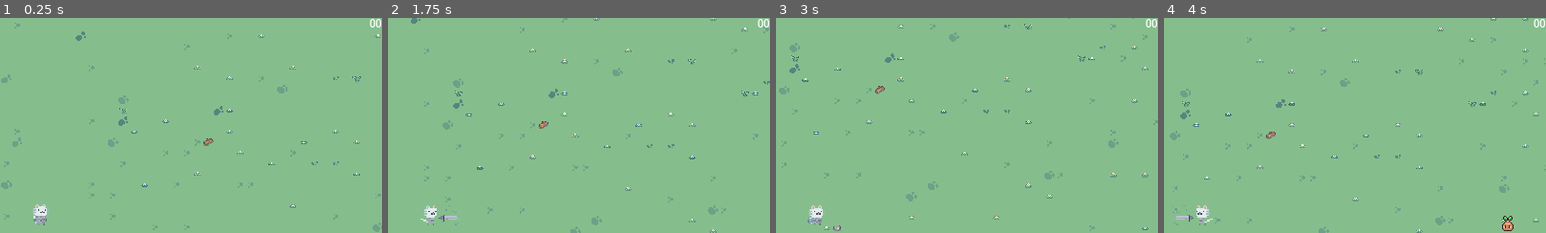
Above: before the commit, frames 1-4 (left to right).
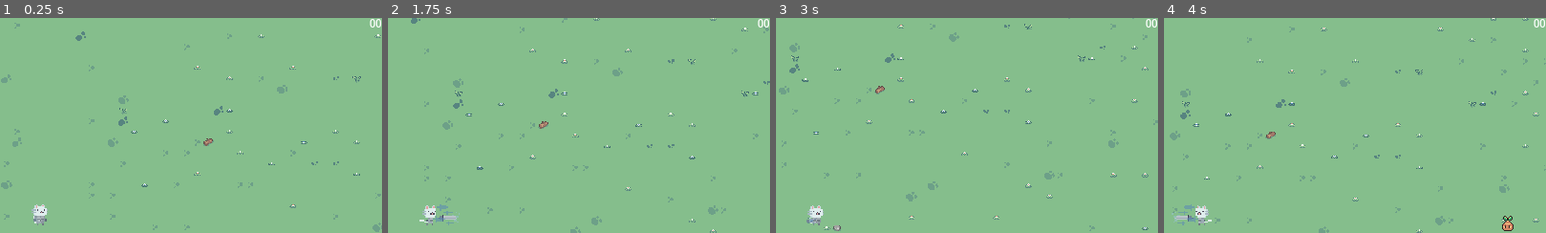
Above: after the commit, the same moments.

Repository: nesouro/cat-attack
Game: Godot game, scene res://scenes/main.tscn
Same seed, same stepped clock (60 frames per second), same inputs: the game is played once before the commit and once after it.
Inputs (mouse positions are % of the whole screen's width and height, from its top left):
- Up to frame 1 (0.25 s): no input
- Up to frame 2 (1.75 s): move the mouse to (72, 45) at 0.52 s; hold Right (move_right) 0.53-1.28 s; click (72, 45) at 0.6 s; move the mouse to (30, 55) at 1.27 s; hold Down (move_down) from 1.28 s (still down); click (30, 55) at 1.35 s
- Up to frame 3 (3 s): move the mouse to (60, 28) at 2.02 s; release Down (move_down) at 2.03 s; hold Right (move_right) 2.03-2.78 s; click (60, 28) at 2.1 s; move the mouse to (45, 70) at 2.77 s; hold Up (move_up) from 2.78 s (still down); click (45, 70) at 2.85 s
- Up to frame 4 (4 s): move the mouse to (80, 65) at 3.52 s; release Up (move_up) at 3.53 s; hold Left (move_left) from 3.53 s (still down); click (80, 65) at 3.6 s
The pictures show only the part of the screen within x 45-95%, y 3-53%; the shares and areas given below are measured in that part.

The runs differ from the first frame. In frame 1, less than 0.1% of the frame differs, in the area x 8-13%, y 86-97%; in frame 2, 0.3%, in the area x 8-19%, y 86-97%; in frame 3, 0.1%; in frame 4, 0.2%.

Commit message:
fix: player hp bar and game over logic

Diff:
--- a/player/player.tscn
+++ b/player/player.tscn
@@ -47,7 +47,7 @@
 "times": PackedFloat32Array(0, 0.1, 0.2, 0.3, 0.4, 0.5, 0.6),
 "transitions": PackedFloat32Array(1, 1, 1, 1, 1, 1, 1),
 "update": 1,
-"values": [Vector2i(9, 3), Vector2i(8, 3), Vector2i(7, 3), Vector2i(6, 3), Vector2i(5, 3), Vector2i(4, 3), Vector2i(8, 3)]
+"values": [Vector2i(9, 3), Vector2i(8, 3), Vector2i(6, 3), Vector2i(5, 3), Vector2i(7, 3), Vector2i(8, 3), Vector2i(9, 3)]
 }
 
 [sub_resource type="Animation" id="Animation_7k15a"]
@@ -126,7 +126,7 @@
 debug_color = Color(0, 0.6, 0.701961, 0.172549)
 
 [node name="Sprite2D" type="Sprite2D" parent="."]
-position = Vector2(2, -13)
+position = Vector2(1, -13)
 scale = Vector2(2, 2)
 texture = ExtResource("2_t0atl")
 hframes = 10
--- a/scripts/enemy.gd
+++ b/scripts/enemy.gd
@@ -6,6 +6,9 @@
 @export var drop_chance: float = 0.1
 @export var drop_items: Array[PackedScene]
 @export var drop_chances: Array[float]
+
+func _ready():
+	GameManager.game_over.connect(queue_free)
 
 func damage(amount: int):
 	hp -= amount
--- a/scripts/mob_spawner.gd
+++ b/scripts/mob_spawner.gd
@@ -7,6 +7,7 @@
 var cooldown: float = 0.0
 
 func _process(delta):
+	if GameManager.is_game_over: return
 	# timer
 	cooldown -= delta
 	if cooldown > 0: return
--- a/scripts/player.gd
+++ b/scripts/player.gd
@@ -133,12 +133,13 @@
 			var damage_amount = 1
 			damage(damage_amount)
 
+func triggerHpChanged() -> void:
+	hp_changed.emit(hp, max_hp)
+
 func damage(amount: int):
 	if hp <= 0: return
 
 	hp -= amount
-
-	hp_changed.emit(hp, max_hp)
 
 	# change sprite when damaged
 	modulate = Color.ORANGE_RED
@@ -147,19 +148,22 @@
 	tween.set_trans(Tween.TRANS_QUINT)
 	tween.tween_property(self, "modulate", Color.WHITE, 0.3)
 
+	triggerHpChanged()
 	# die
 	if hp <= 0:
 		die()
-
 
 func die():
 	GameManager.end_game()
 	print("Player is dead")
 	queue_free()
 
-func heal(amount: int):
+func heal(amount: int) -> int:
+	if hp <= 0: return 0
+
 	hp += amount
 	if hp > max_hp:
 		hp = max_hp
-	print("Healed: ", amount, ", total life:  ", hp, "/", max_hp)
+
+	triggerHpChanged()
 	return hp
